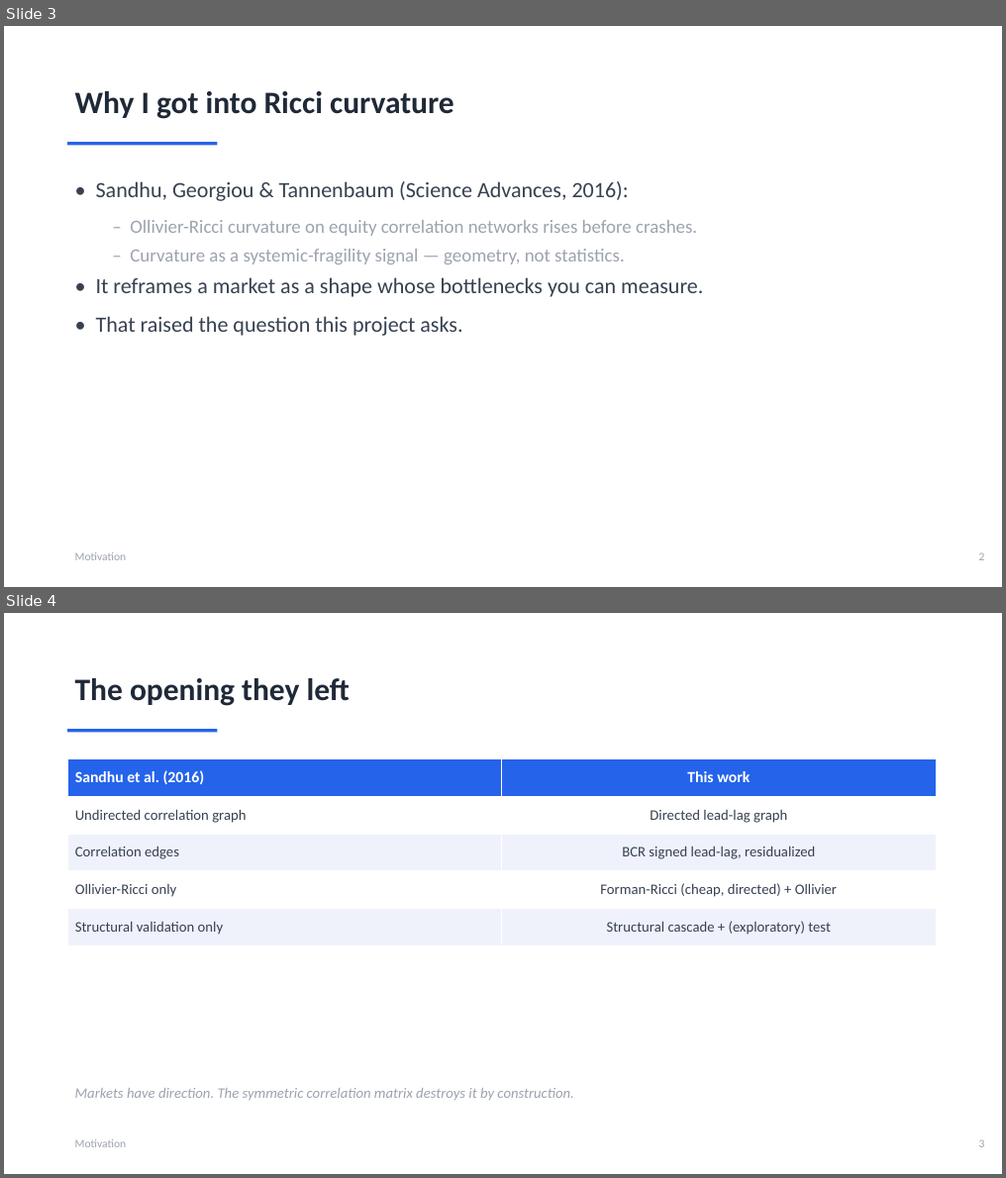
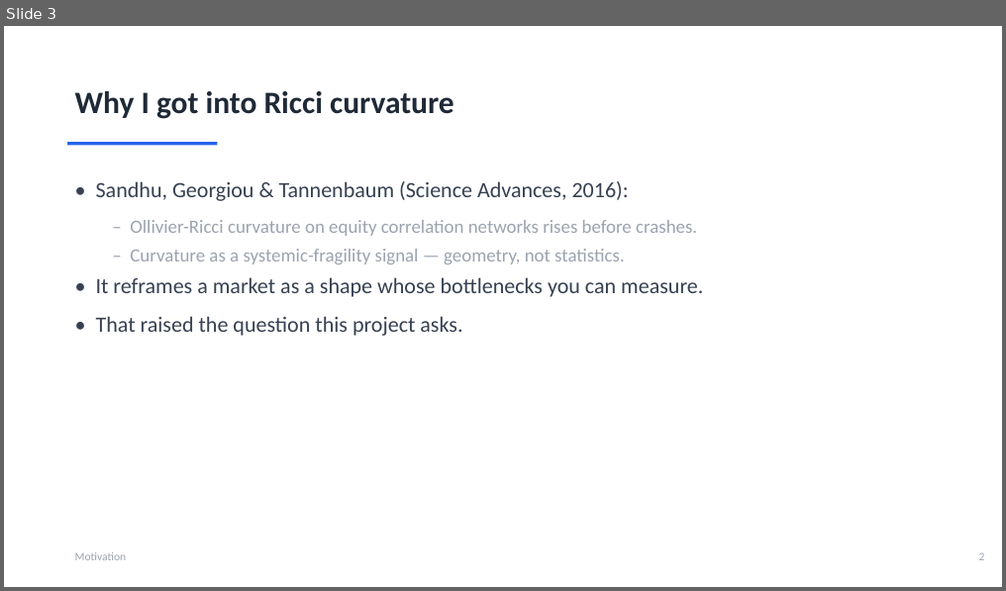
Before and after one commit to ivan-sit/Curvature-Lead-Lag-Model, a slide deck: slides/Ricci_Curvature_LeadLag.pptx. Shown one above the other, each under a label of ours: slides 3 and 4 before the commit, slide 3 after it. The pictures are 1006x1178 and 1006x591 pixels, drawn with LibreOffice and Linux fonts; fonts in the diff are those of the drawing. Boxes give left, top, right and bottom in pixels: in the first picture for what was removed or moved away, otherwise in the second. Text is boxed around its words. In the diff, an @@ line names an element or a change of style, - is before the commit and + after.

```diff
--- a/slides/Ricci_Curvature_LeadLag.pptx
+++ b/slides/Ricci_Curvature_LeadLag.pptx
@@ slide 4 removed at (x1=4, y1=613, x2=1002, y2=1174), background #FFFFFF @@
@@ text removed at (x1=75, y1=678, x2=350, y2=706) @@
-The opening they left
@@ rectangle removed at (x1=67, y1=729, x2=218, y2=732) @@
@@ table removed at (x1=67, y1=759, x2=936, y2=947), 5 rows, 2 columns @@
-Sandhu et al. (2016) | This work
-Undirected correlation graph | Directed lead-lag graph
-Correlation edges | BCR signed lead-lag, residualized
-Ollivier-Ricci only | Forman-Ricci (cheap, directed) + Ollivier
-Structural validation only | Structural cascade + (exploratory) test
@@ text removed at (x1=75, y1=1088, x2=573, y2=1100) @@
-Markets have direction. The symmetric correlation matrix destroys it by construction.
@@ text removed at (x1=75, y1=1140, x2=127, y2=1148) @@
-Motivation
@@ text removed at (x1=979, y1=1140, x2=985, y2=1148) @@
-3
```
Also in this commit, not shown: 3 slides changed, 1 slide added, 1 other slide removed, 1 other file.
